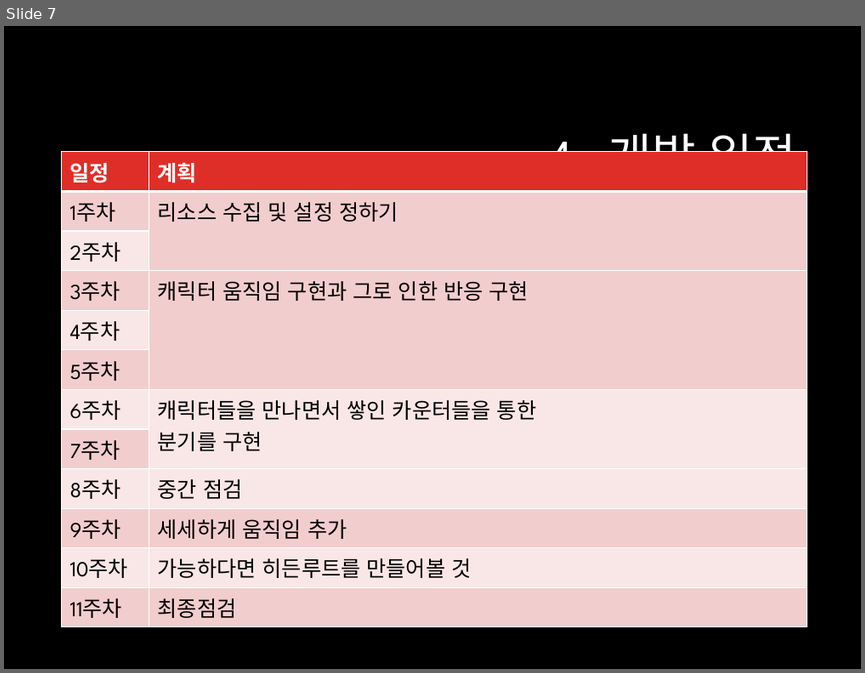
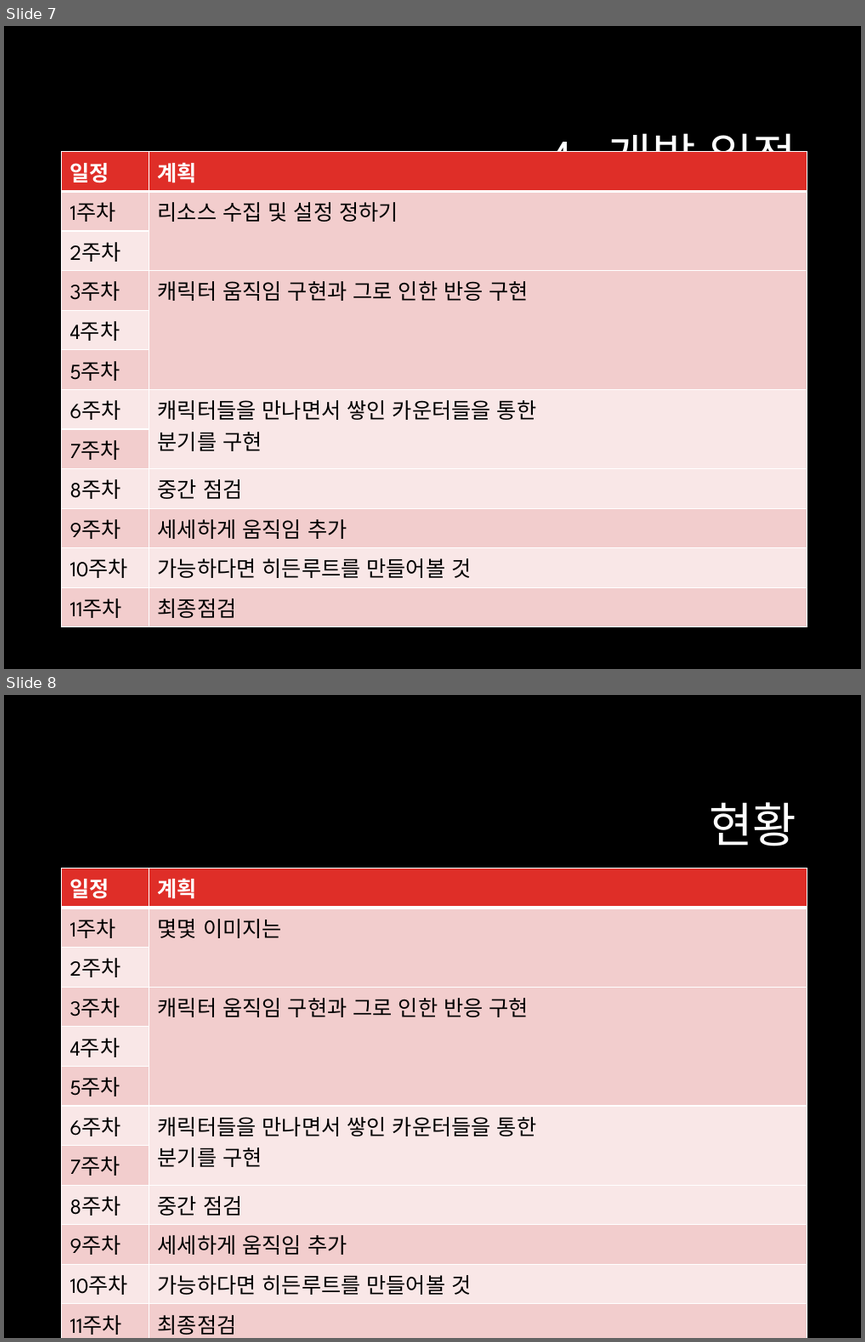
Before and after one commit to junstar96/mytrolinglife, a slide deck: piece_or_peace.pptx. Shown one above the other, each under a label of ours: slide 7 before the commit, slides 7 and 8 after it. The pictures are 865x673 and 865x1342 pixels, drawn with LibreOffice and Linux fonts; fonts in the diff are those of the drawing; background and template pictures are left out. Boxes give left, top, right and bottom in pixels: in the first picture for what was removed or moved away, otherwise in the second. Text is boxed around its words. In the diff, an @@ line names an element or a change of style, - is before the commit and + after.

```diff
--- a/piece_or_peace.pptx
+++ b/piece_or_peace.pptx
@@ slide 8 added at <box>4,695,861,1338</box>, background #000000 @@
@@ title added at <box>709,802,796,846</box>, 40 pt, text #FFFFFF @@
+현황
@@ table added at <box>62,868,806,1338</box>, 12 rows, 2 columns @@
+일정 | 계획
+1주차 | 몇몇 이미지는
+2주차 | 
+3주차 | 캐릭터 움직임 구현과 그로 인한 반응 구현
+4주차 | 
+5주차 | 
+6주차 | 캐릭터들을 만나면서 쌓인 카운터들을 통한 / 분기를 구현
+7주차 | 
+8주차 | 중간 점검
+9주차 | 세세하게 움직임 추가
+10주차 | 가능하다면 히든루트를 만들어볼 것
+11주차 | 최종점검
```
Also in this commit, not shown: 9 other files.
